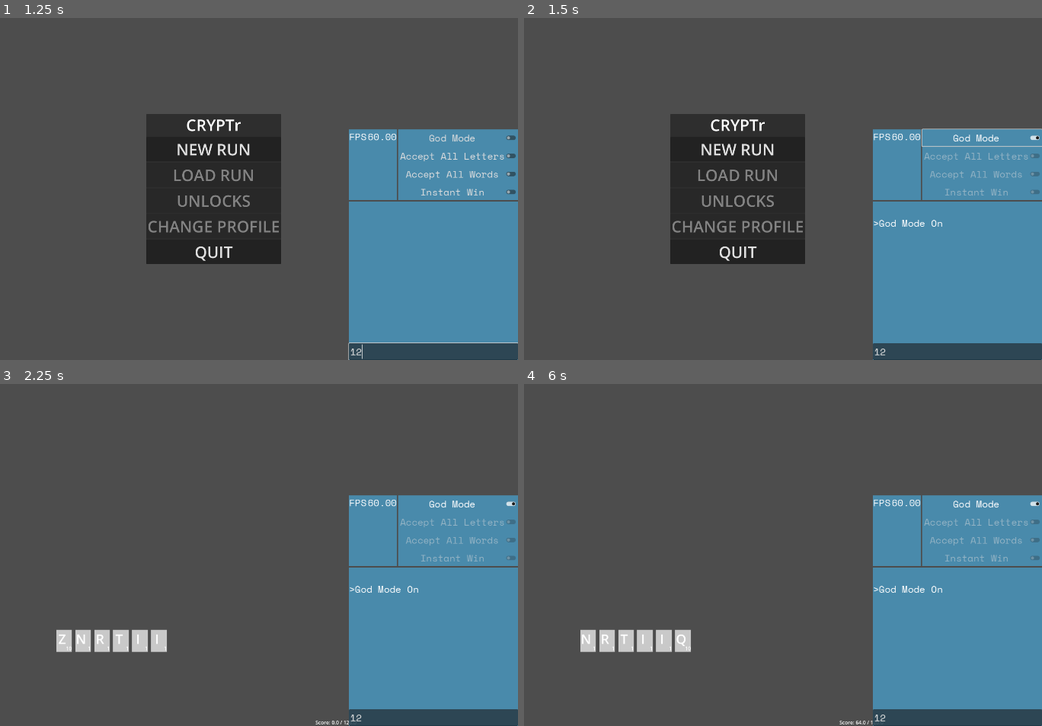
Above: before the commit, frames 1-4 (two rows, left to right).
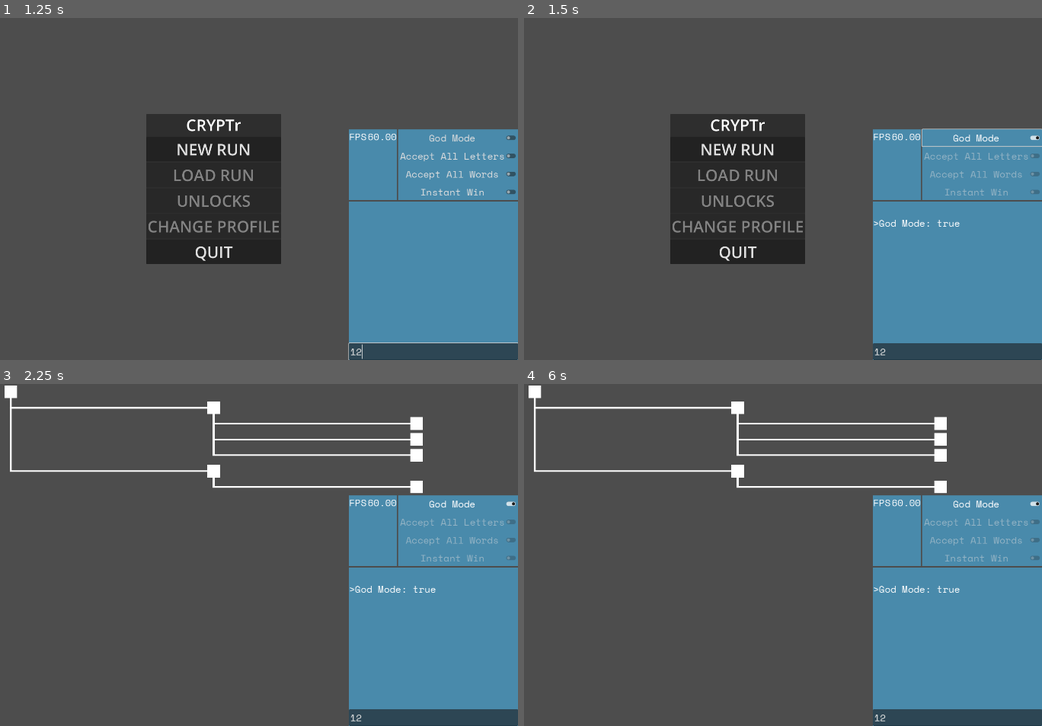
Above: after the commit, the same moments.

Repository: LucasMc17/CRYPTr
Game: Godot game, scene res://root.tscn
Same seed, same stepped clock (60 frames per second), same inputs: the game is played once before the commit and once after it.
Inputs (mouse positions are in pixels of both pictures, inside the frame that each line leads up to):
- Up to frame 1 (1.25 s): click (435, 353) at 0.52 s; type "12" at 0.6 s
- Up to frame 2 (1.5 s): click "God Mode" at 1.25 s
- Up to frame 3 (2.25 s): click "NEW RUN" at 2 s
- Up to frame 4 (6 s): tap Enter (enter) at 2.75, 2.85, 4.25, 4.35, 5.75, 5.85 s; move the mouse to (959, 647) at 2.77 s; click (959, 647) at 2.92 s; tap Space at 3.5, 5 s; move the mouse to (617, 572) at 3.52 s; hold Backspace (backspace) 3.53-4.28 s; tap Z at 3.6, 5.1 s; click (617, 572) at 3.67 s; move the mouse to (798, 479) at 4.27 s; click (798, 479) at 4.42 s; move the mouse to (705, 623) at 5.02 s; click (705, 623) at 5.17 s; move the mouse to (922, 606) at 5.77 s; hold A from 5.78 s (still down); click (922, 606) at 5.92 s

Frame 1 is identical in both runs. In frame 2, less than 0.1% of the frame differs, in the area x 77-85%, y 59-62%; in frame 3, 3.5%; in frame 4, 3.5%, in the area x 0-85%, y 0-100%.

Commit message:
switching back and forth between map and selected encounters

Diff:
--- a/globals/events.gd
+++ b/globals/events.gd
@@ -4,3 +4,9 @@
 
 ## Emitted when the player clicks the new run button
 signal new_run_started()
+
+## Emitted when the player clicks into a new match from the map screen
+signal match_started(encounter : EncounterRes)
+
+## Emitted when the player wins a match and returns to the map screen
+signal match_won()
--- a/globals/player.gd
+++ b/globals/player.gd
@@ -23,6 +23,9 @@
 ## Run memory
 var anagrams := {}
 
+var ENCOUNTER_MAP : EncounterRes
+var CURRENT_ENCOUNTER : EncounterRes
+
 func initialize_stack(starter_stack: StarterDeckRes) -> void:
 	var result : Array[CryptographRes] = []
 	for cryptograph in starter_stack.cryptographs:
--- a/resources/encounters/encounter.gd
+++ b/resources/encounters/encounter.gd
@@ -2,48 +2,59 @@
 
 # EXPORTS
 @export_group("Encounter Info")
-@export_enum("MATCH", "SHOP", "NEW_CGRAPH", "NEW_EXE", "REDISTRIBUTE") var type : String
-@export var security_level := 0
+@export var NAME : String = '0_0_TEST'
+@export_enum("MATCH", "SHOP", "NEW_CGRAPH", "NEW_EXE", "REDISTRIBUTE") var TYPE : String
+@export var SESSION_DEPTH := 0
+@export var SECURITY_LEVEL := 0
 @export var DISTANCE_FROM_END := 0
+@export var VISITED := false
 # @export var current_position := false
 
 @export_group("Branches")
-@export var parent : EncounterRes
+@export var PARENT : EncounterRes
 # @export var boss_branch : BossEncounterResource
-@export var branches : Array[EncounterRes] = []
+@export var BRANCHES : Array[EncounterRes] = []
 
 var relative_y : int
+var alphabet := "abcdefghijklmnopqrstuvwxyz0123456789"
 
 func to_object() -> Dictionary:
 	return {
-		"type": type,
-		"security_level": security_level,
-		# "parent": parent,
-		"branches": branches.map(func (enc : EncounterRes): return enc.to_object()),
-		"distance_from_end": DISTANCE_FROM_END,
+		"NAME": NAME,
+		"TYPE": TYPE,
+		"SECURITY_LEVEL": SECURITY_LEVEL,
+		"SESSION_DEPTH": SESSION_DEPTH,
+		# "PARENT": PARENT,
+		"BRANCHES": BRANCHES.map(func (enc : EncounterRes): return enc.to_object()),
+		"DISTANCE_FROM_END": DISTANCE_FROM_END,
 		"relative_y": relative_y
 	}
 
 func recursive_depth_trace() -> int:
 	var count = 1
-	for branch in branches:
+	for branch in BRANCHES:
 		count += branch.recursive_depth_trace()
 	return count
 
-func _init(encounter_type: String, max_branches: int, parent_node : EncounterRes, sec_level : int, distance_from_end: int):
-	self.type = encounter_type
+func _init(encounter_type: String, max_branches: int, parent_node : EncounterRes, session_depth : int, sec_level : int, distance_from_end: int, sibling_index := 0):
+	var name = str(sec_level) + '_' + str(sibling_index) + '_'
+	for i in range(5):
+		var letter = alphabet[randi_range(0, alphabet.length() -1)]
+		name += letter
+	self.NAME = name
+	self.TYPE = encounter_type
 	self.DISTANCE_FROM_END = distance_from_end
-	self.parent = parent_node
+	self.PARENT = parent_node
 	if !parent_node:
 		self.relative_y = 0
 	else:
 		self.relative_y = 1
-		for sibling in parent_node.branches:
+		for sibling in parent_node.BRANCHES:
 			if sibling == self:
 				break
 			else:
 				self.relative_y += sibling.recursive_depth_trace()
-	self.security_level = sec_level
+	self.SECURITY_LEVEL = sec_level
 	if distance_from_end > 0:
 		for i in range(randi_range(1, max_branches)):
-			branches.append(EncounterRes.new("MATCH", max_branches, self, security_level + 1, distance_from_end - 1))
+			BRANCHES.append(EncounterRes.new("MATCH", max_branches, self, self.SESSION_DEPTH, SECURITY_LEVEL + 1, DISTANCE_FROM_END - 1, i))
--- a/scenes/debug_ui/debug_blocks/debug_console.tscn
+++ b/scenes/debug_ui/debug_blocks/debug_console.tscn
@@ -20,6 +20,7 @@
 unique_name_in_owner = true
 layout_mode = 2
 size_flags_vertical = 3
+scroll_following = true
 
 [node name="CommandLine" type="LineEdit" parent="VBoxContainer"]
 unique_name_in_owner = true
--- a/scenes/debug_ui/debug_blocks/debug_controls.gd
+++ b/scenes/debug_ui/debug_blocks/debug_controls.gd
@@ -17,7 +17,7 @@
 		INSTAWIN_TOGGLE.disabled = true
 
 func _on_god_mode_toggle_toggled(is_on : bool) -> void:
-	DebugNode.print('God Mode On')
+	DebugNode.print('God Mode: ' + str(is_on))
 	DebugNode.GOD_MODE = is_on
 	if is_on:
 		ACCEPT_ALL_LETTERS_TOGGLE.disabled = true
--- a/scenes/debug_ui/debug_ui.tscn
+++ b/scenes/debug_ui/debug_ui.tscn
@@ -11,6 +11,7 @@
 anchor_bottom = 1.0
 grow_horizontal = 0
 grow_vertical = 2
+mouse_filter = 2
 alignment = 2
 
 [node name="HBoxContainer" type="HBoxContainer" parent="."]
--- a/slices/run/run_screen.gd
+++ b/slices/run/run_screen.gd
@@ -1,7 +1,16 @@
 extends Switchable
+
+@onready var PAUSE_SWITCHER := %PauseSwitcher
+@onready var RUN_SWITCHER := %RunSwitcher
 
 var CLASSIC_STACK = preload("res://resources/starter_decks/the_classic.tres")
 
 func setup(init_obj := {}) -> void:
 	super(init_obj)
 	Player.initialize_stack(CLASSIC_STACK)
+
+func _on_match_started(_encounter):
+	RUN_SWITCHER.transition('Encounter')
+
+func _ready():
+	Events.match_started.connect(_on_match_started)
--- a/slices/run/run_screen.tscn
+++ b/slices/run/run_screen.tscn
@@ -15,6 +15,7 @@
 script = ExtResource("1_lcpi4")
 
 [node name="RunSwitcher" type="Control" parent="."]
+unique_name_in_owner = true
 layout_mode = 1
 anchors_preset = 15
 anchor_right = 1.0
@@ -26,15 +27,17 @@
 "Encounter": ExtResource("4_lcpi4"),
 "Map": ExtResource("4_o8dxk")
 })
-CURRENT_SCENE = &"Encounter"
+CURRENT_SCENE = &"Map"
 metadata/_custom_type_script = "uid://dgjbmlg6wlice"
 
 [node name="PauseSwitcher" type="Control" parent="."]
+unique_name_in_owner = true
 layout_mode = 1
 anchors_preset = 15
 anchor_right = 1.0
 anchor_bottom = 1.0
 grow_horizontal = 2
 grow_vertical = 2
+mouse_filter = 2
 script = ExtResource("5_o8dxk")
 metadata/_custom_type_script = "uid://dgjbmlg6wlice"
--- a/slices/run/states/encounter/encounter.gd
+++ b/slices/run/states/encounter/encounter.gd
@@ -1,5 +1,6 @@
 extends Switchable
 
+# TODO: These two to be initted via encounter resource during setup function
 @export var DEPTH := 1
 @export var SECURITY_LEVEL := 1
 
--- a/slices/run/states/map/scenes/map_instance.gd
+++ b/slices/run/states/map/scenes/map_instance.gd
@@ -4,8 +4,6 @@
 var map_cell_scene = preload('./map_cell.tscn')
 var file_scene = preload('./map_node.tscn')
 
-@export var ENCOUNTER_MAP : EncounterRes
-@export var CURRENT_ENCOUNTER : EncounterRes
 @export var DEPTH_LIMIT := INF
 
 signal map_resized(new_column_width : float)
@@ -16,14 +14,14 @@
 # 	set(val):
 # 		for child in get_children():
 # 			child.queue_free()
-# 		ENCOUNTER_MAP = EncounterRes.new("MATCH", 3, null, 0, 2)
-# 		CURRENT_ENCOUNTER = ENCOUNTER_MAP
-# 		build_grid_map()
+# 		init_map(0, 2)
+
+func init_map(session_depth : int, length_limit : int):
+	Player.ENCOUNTER_MAP = EncounterRes.new("MATCH", 3, null, session_depth, 0, length_limit)
+	build_grid_map()
 
 func _ready():
-	ENCOUNTER_MAP = EncounterRes.new("MATCH", 3, null, 0, 2)
-	CURRENT_ENCOUNTER = ENCOUNTER_MAP
-	build_grid_map()
+	init_map(0, 2)
 
 class CellObject:
 	var encounter : EncounterRes
@@ -39,15 +37,15 @@
 func recursively_build_files(cell_list: Array, encounter: EncounterRes, coords: Vector2):
 	var index = convert_coords(coords)
 	cell_list[index].encounter = encounter
-	for branch in encounter.branches:
+	for branch in encounter.BRANCHES:
 		recursively_build_files(cell_list, branch, Vector2(coords.x + 1, coords.y + branch.relative_y))
 
 func build_grid_map():
-	if CURRENT_ENCOUNTER:
-		columns = CURRENT_ENCOUNTER.DISTANCE_FROM_END + 1
-		var cell_count = columns * CURRENT_ENCOUNTER.recursive_depth_trace()
+	if Player.ENCOUNTER_MAP:
+		columns = Player.ENCOUNTER_MAP.DISTANCE_FROM_END + 1
+		var cell_count = columns * Player.ENCOUNTER_MAP.recursive_depth_trace()
 		var cell_list : Array = range(cell_count).map(func (cell): return CellObject.new())
-		recursively_build_files(cell_list, CURRENT_ENCOUNTER, Vector2.ZERO)
+		recursively_build_files(cell_list, Player.ENCOUNTER_MAP, Vector2.ZERO)
 		for obj in cell_list:
 			var cell = map_cell_scene.instantiate()
 			if obj.encounter != null:
@@ -55,8 +53,15 @@
 				file.ENCOUNTER = obj.encounter
 				map_resized.connect(file.resize_lines)
 				file.x_cell_size = size.x / columns
+				file.encounter_clicked.connect(_on_encounter_clicked)
 				cell.add_child(file)
 			add_child(cell)
 
 func _on_resized():
 	map_resized.emit(size.x / columns)
+
+func _on_encounter_clicked(encounter : EncounterRes, map_node : MapNode):
+	encounter.VISITED = true
+	Player.CURRENT_ENCOUNTER = encounter
+	Events.match_started.emit(encounter)
+	map_node.update_colors()
--- a/slices/run/states/map/scenes/map_instance.tscn
+++ b/slices/run/states/map/scenes/map_instance.tscn
@@ -1,79 +1,11 @@
-[gd_scene load_steps=14 format=3 uid="uid://xlr84cr7mapo"]
+[gd_scene load_steps=4 format=3 uid="uid://xlr84cr7mapo"]
 
 [ext_resource type="Script" uid="uid://cryfdx5caen55" path="res://slices/run/states/map/scenes/map_instance.gd" id="1_u6mjq"]
 [ext_resource type="Script" uid="uid://c1cegw7atujov" path="res://resources/encounters/encounter.gd" id="2_fq3hg"]
 
-[sub_resource type="Resource" id="Resource_nv4ed"]
-script = ExtResource("2_fq3hg")
-type = "MATCH"
-security_level = 2
-parent = null
-
-[sub_resource type="Resource" id="Resource_h6ep6"]
-script = ExtResource("2_fq3hg")
-type = "MATCH"
-security_level = 1
-DISTANCE_FROM_END = 1
-parent = null
-branches = Array[ExtResource("2_fq3hg")]([SubResource("Resource_nv4ed")])
-
-[sub_resource type="Resource" id="Resource_n8rb0"]
-script = ExtResource("2_fq3hg")
-type = "MATCH"
-security_level = 2
-parent = null
-
-[sub_resource type="Resource" id="Resource_83bhp"]
-script = ExtResource("2_fq3hg")
-type = "MATCH"
-security_level = 2
-parent = null
-
-[sub_resource type="Resource" id="Resource_jyy1e"]
-script = ExtResource("2_fq3hg")
-type = "MATCH"
-security_level = 2
-parent = null
-
-[sub_resource type="Resource" id="Resource_8w3oj"]
-script = ExtResource("2_fq3hg")
-type = "MATCH"
-security_level = 1
-DISTANCE_FROM_END = 1
-parent = null
-branches = Array[ExtResource("2_fq3hg")]([SubResource("Resource_n8rb0"), SubResource("Resource_83bhp"), SubResource("Resource_jyy1e")])
-
-[sub_resource type="Resource" id="Resource_habbf"]
-script = ExtResource("2_fq3hg")
-type = "MATCH"
-security_level = 2
-parent = null
-
-[sub_resource type="Resource" id="Resource_klavc"]
-script = ExtResource("2_fq3hg")
-type = "MATCH"
-security_level = 2
-parent = null
-
-[sub_resource type="Resource" id="Resource_yos1s"]
-script = ExtResource("2_fq3hg")
-type = "MATCH"
-security_level = 2
-parent = null
-
-[sub_resource type="Resource" id="Resource_v1ru6"]
-script = ExtResource("2_fq3hg")
-type = "MATCH"
-security_level = 1
-DISTANCE_FROM_END = 1
-parent = null
-branches = Array[ExtResource("2_fq3hg")]([SubResource("Resource_habbf"), SubResource("Resource_klavc"), SubResource("Resource_yos1s")])
-
 [sub_resource type="Resource" id="Resource_enmdw"]
 script = ExtResource("2_fq3hg")
-type = "MATCH"
 DISTANCE_FROM_END = 2
-branches = Array[ExtResource("2_fq3hg")]([SubResource("Resource_h6ep6"), SubResource("Resource_8w3oj"), SubResource("Resource_v1ru6")])
 
 [node name="MapInstance" type="GridContainer"]
 anchors_preset = 15
--- /dev/null
+++ b/slices/run/states/map/scenes/map_line.gd
@@ -0,0 +1,3 @@
+class_name MapLine extends Line2D
+
+var ENCOUNTER : EncounterRes
--- a/slices/run/states/map/scenes/map_node.gd
+++ b/slices/run/states/map/scenes/map_node.gd
@@ -2,6 +2,8 @@
 class_name MapNode extends ColorRect
 
 var map_node_scene = preload('./map_node.tscn')
+
+signal encounter_clicked(encounter : EncounterRes, scene : MapNode)
 
 var y_cell_size := 50
 var x_cell_size := 50.0
@@ -21,11 +23,27 @@
 	for line in CHILDREN_LINE_HOLDER.get_children():
 		line.points[2].x = x
 
+func update_colors():
+	if ENCOUNTER.VISITED:
+		self_modulate = "#0000FF"
+	for child in CHILDREN_LINE_HOLDER.get_children():
+		if child.ENCOUNTER.VISITED:
+			child.self_modulate = '#0000FF'
+
 func _ready():
-	for branch in ENCOUNTER.branches:
-		var line = Line2D.new()
+	for branch in ENCOUNTER.BRANCHES:
+		var line = MapLine.new()
+		line.ENCOUNTER = branch
 		CHILDREN_LINE_HOLDER.add_child(line)
 		line.width = 5
 		line.add_point(Vector2.ZERO)
 		line.add_point(Vector2(0, branch.relative_y * y_cell_size - 20))
 		line.add_point(Vector2(x_cell_size, branch.relative_y * y_cell_size - 20))
+		update_colors()
+
+func _gui_input(event):
+	if Player.CURRENT_ENCOUNTER:
+		if Player.CURRENT_ENCOUNTER.BRANCHES.has(ENCOUNTER) and event is InputEventMouseButton and event.button_index == MOUSE_BUTTON_LEFT and event.pressed:
+			encounter_clicked.emit(ENCOUNTER, self)
+	elif Player.ENCOUNTER_MAP == self.ENCOUNTER and event is InputEventMouseButton and event.button_index == MOUSE_BUTTON_LEFT and event.pressed:
+		encounter_clicked.emit(ENCOUNTER, self)
--- a/ui_states/ui_switcher.gd
+++ b/ui_states/ui_switcher.gd
@@ -1,6 +1,7 @@
 class_name UISwitcher extends Control
 
 @export var SCENES : Dictionary[String, PackedScene]
+
 
 @export var CURRENT_SCENE : StringName
 
@@ -10,6 +11,7 @@
 		scene.setup()
 		add_child(scene)
 
+## This function swaps from the currently displayed scene to the scene specified by the new_scene_name parameter.
 func transition(new_scene_name: StringName, ext := {}) -> void:
 	if SCENES.has(new_scene_name):
 		CURRENT_SCENE = new_scene_name
Not shown, added: slices/run/states/map/scenes/map_line.gd.uid
